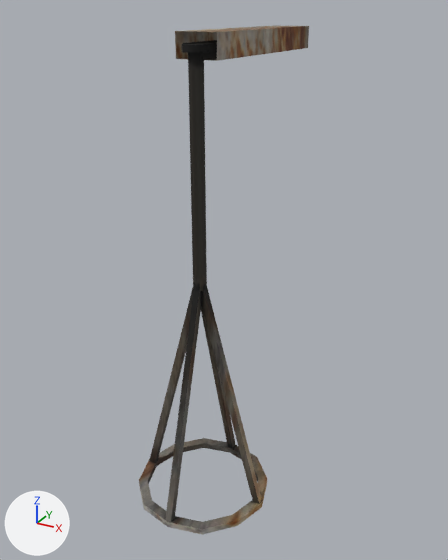
The FBX model unity/Assets/kappa/LaneLine.FBX as it was, and as the next commit left it.
One viewpoint serves both versions: a 50 mm camera at (1.43, -2.85, 4.34) aimed at (-0.02, -0.21, 3.02). Lighting does not change. The marker at lower left points along +X, +Y and +Z. Where no turn or scale is listed for an object, it has been applied to the vertices.

Objects in the first picture: 'Kassya_mdl', 'LaneLine_mdl'.
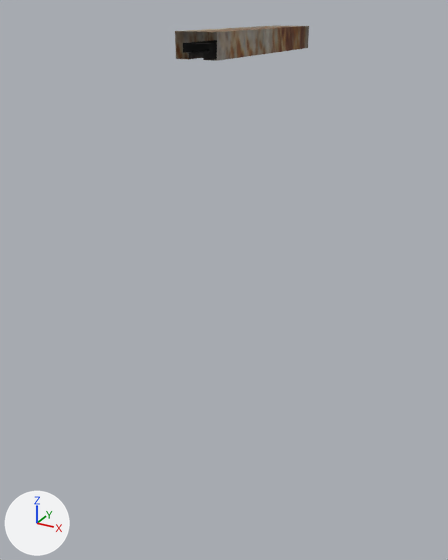
The change in detail:
Object 'Kassya_mdl' (ob_kassya_mdl) is deleted.

Boxes [x1, y1, x2, y2] around the edits, measured in the pictures (448 x 560 px):
'Kassya_mdl', deleted: before [139, 43, 267, 535]
